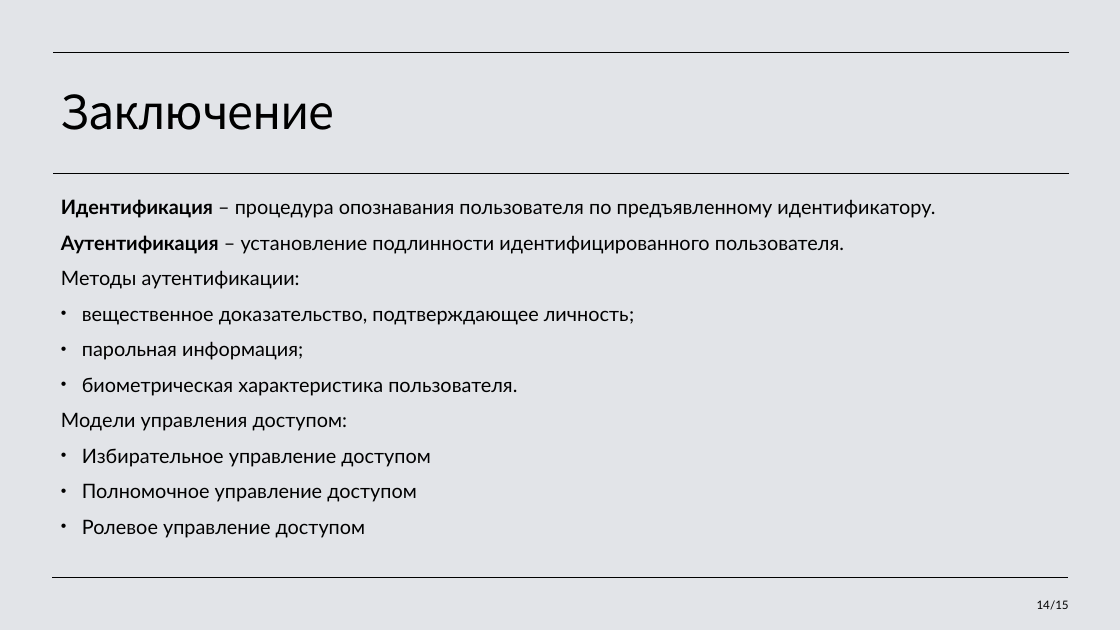
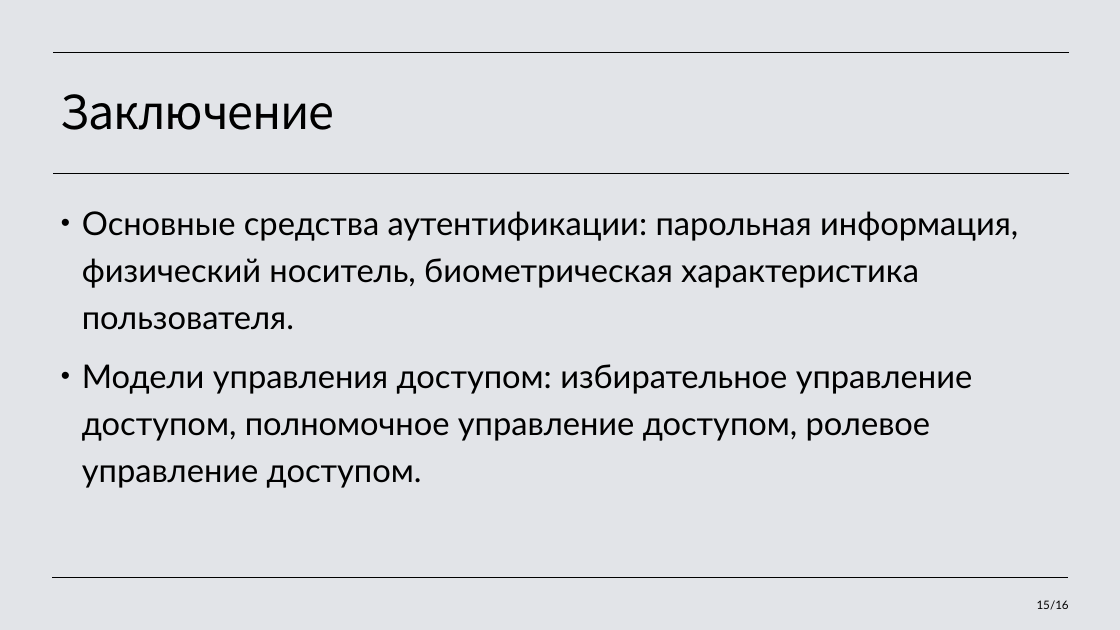
Before and after one commit to LiliyaPonomareva/Information-Security, a slide deck: slide 15 of paper/Идентификация и аутентификация, управление доступом.pptx (slide 14 before the commit). Drawn at 1120x630 pixels with LibreOffice and Linux fonts; fonts in the diff are those of the drawing. Boxes give left, top, right and bottom in pixels: in the first picture for what was removed or moved away, otherwise in the second. Text is boxed around its words. In the diff, an @@ line names an element or a change of style, - is before the commit and + after.

```diff
--- a/paper/Идентификация и аутентификация, управление доступом.pptx
+++ b/paper/Идентификация и аутентификация, управление доступом.pptx
@@ text at [82,211,1018,488]: text changed; size 17.1 to 28 pt @@
-Идентификация – процедура опознавания пользователя по предъявленному идентификатору.
-Аутентификация – установление подлинности идентифицированного пользователя.
-Методы аутентификации:
-• вещественное доказательство, подтверждающее личность;
-• парольная информация;
-• биометрическая характеристика пользователя.
-Модели управления доступом:
-• Избирательное управление доступом
-• Полномочное управление доступом
-• Ролевое управление доступом
+• Основные средства аутентификации: парольная информация, физический носитель, биометрическая характеристика пользователя.
+• Модели управления доступом: избирательное управление доступом, полномочное управление доступом, ролевое управление доступом.
@@ page number at [1037,600,1069,610]: text changed @@
-14/15
+15/16
```
Also in this commit, not shown: 9 other slides changed, 1 slide added, 35 other files.
